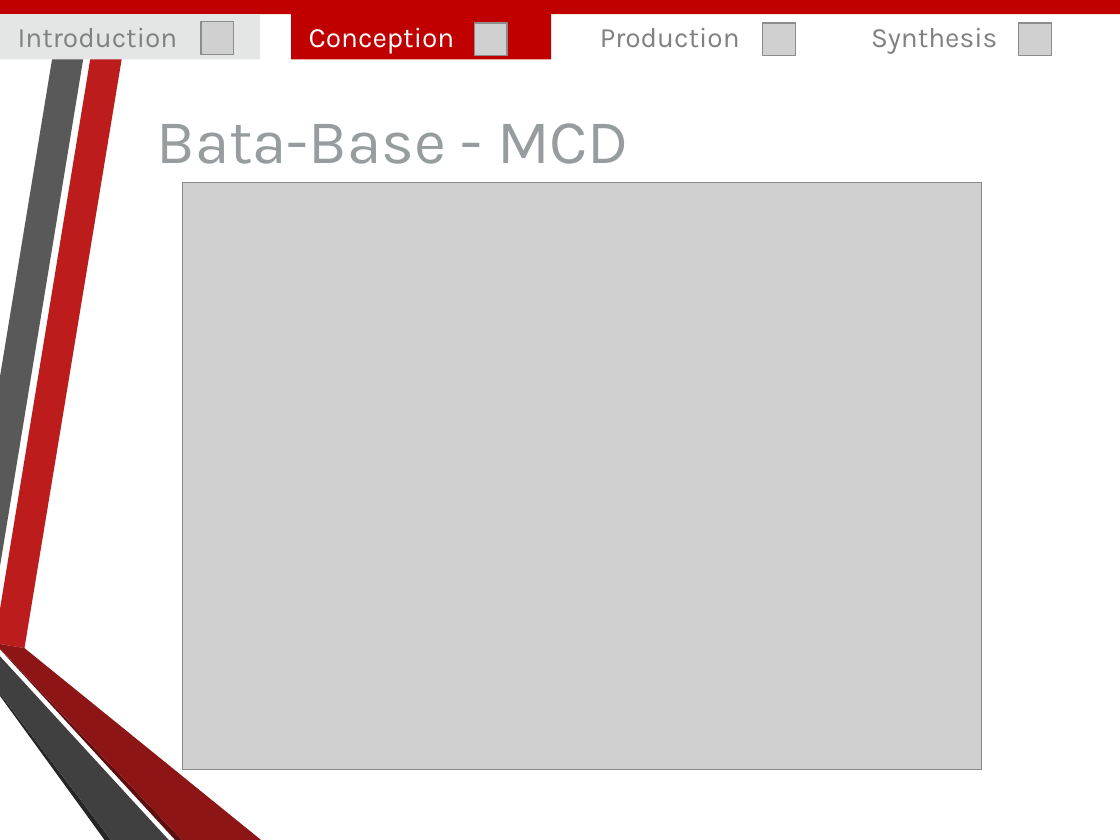
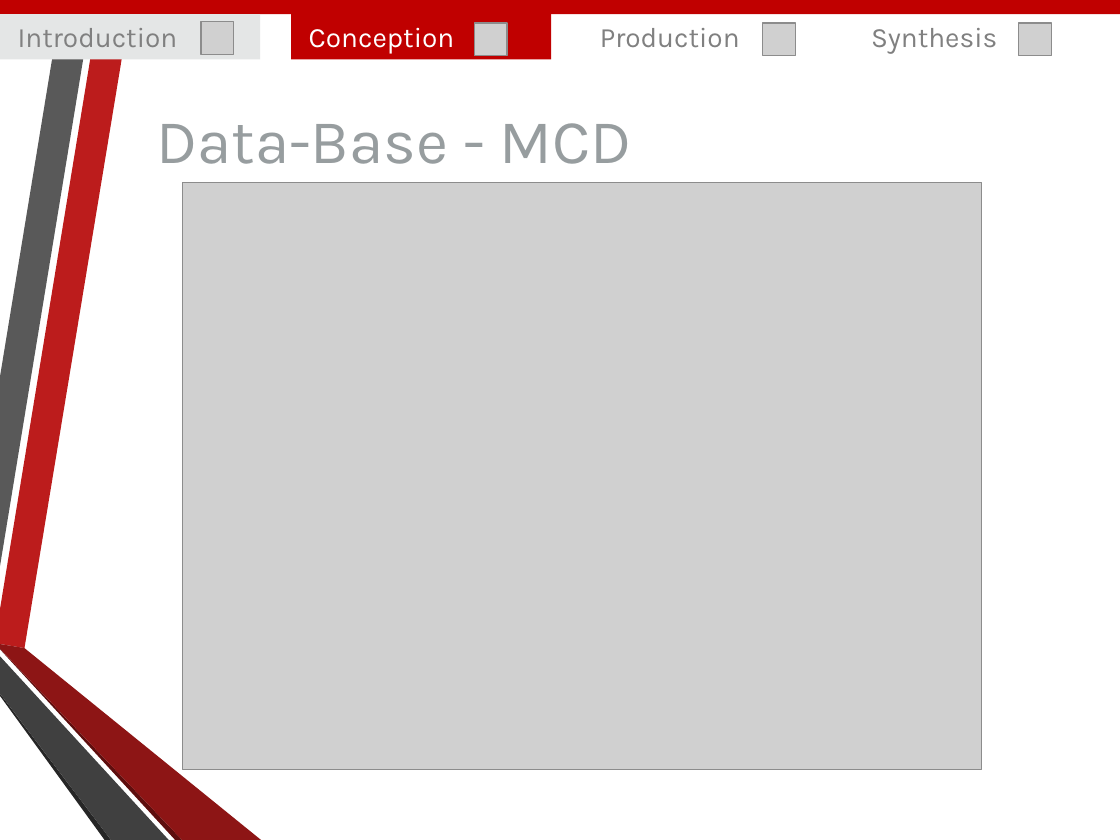
Before and after one commit to Amaknes/ProjetWeb, a slide deck: slide 9 of Livrables/Diapo_Projet_Web.pptx (slide 10 before the commit). Drawn at 1120x840 pixels with LibreOffice and Linux fonts; fonts in the diff are those of the drawing; grey boxes stand for pictures; background and template pictures are left out. Boxes give left, top, right and bottom in pixels: in the first picture for what was removed or moved away, otherwise in the second. Text is boxed around its words. In the diff, an @@ line names an element or a change of style, - is before the commit and + after.

```diff
--- a/Livrables/Diapo_Projet_Web.pptx
+++ b/Livrables/Diapo_Projet_Web.pptx
@@ text at bbox=[156, 123, 631, 164]: text changed @@
-Bata-Base - MCD
+Data-Base - MCD
```
Also in this commit, not shown: 3 other slides changed, 2 slides removed.
